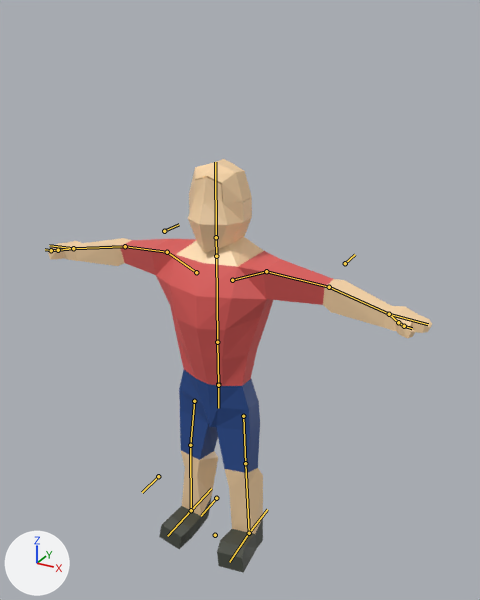
A saved change to the Blender file Assets/Scenes/Player/Character.blend.
The view is the same before and after, from a 50 mm camera at (10.71, -18.16, 15.35) aimed at (0.59, 0.23, 6.16). Lighting does not change. The marker at lower left points along +X, +Y and +Z. The bones that bend it are drawn over the model as lines.

The first picture shows 'Player'.
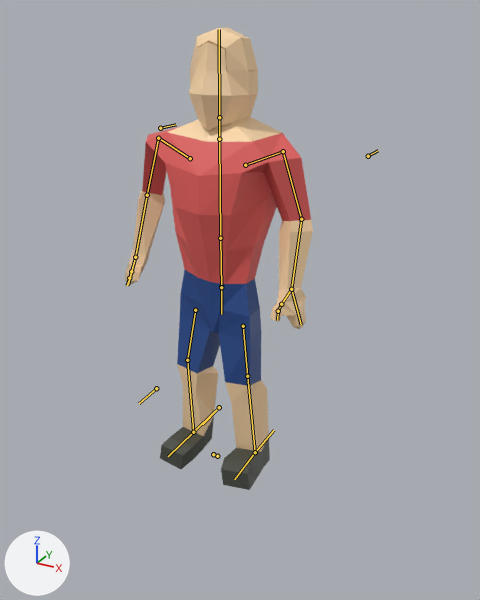
The newer file adds an action. The first version stands in its rest pose; the second is drawn at frame 1 of the action 'Death'.

Changed parts and their boxes (x1, y1, x2, y2) in the pictures (480 x 600 px):
'Player', posed (51% narrower, 12% taller)
    before: (48, 159, 432, 572)
    after: (125, 27, 313, 490)
bone 'UpperLeg.R', root to tip
    before: (243, 416) to (245, 463)
    after: (243, 326) to (247, 376)
bone 'UpperShoulder.R', root to tip
    before: (232, 280) to (266, 271)
    after: (245, 165) to (283, 151)
bone 'UpperShoulder.L', root to tip
    before: (196, 272) to (167, 252)
    after: (190, 158) to (158, 138)
bone 'HandControl.R', root to tip
    before: (389, 314) to (428, 324)
    after: (291, 289) to (301, 324)
bone 'LowerLegControl.R', root to tip
    before: (249, 533) to (267, 509)
    after: (255, 452) to (274, 430)
bone 'HandControl.L', root to tip
    before: (73, 248) to (49, 245)
    after: (135, 257) to (128, 285)
bone 'LowerLegControl.L', root to tip
    before: (191, 510) to (211, 488)
    after: (193, 432) to (214, 411)
bone 'UpperLeg.L', root to tip
    before: (194, 401) to (190, 445)
    after: (195, 310) to (187, 360)

Diff of the bpy script that builds the scene:
```diff
--- a/Assets/Scenes/Player/Character.blend.py
+++ b/Assets/Scenes/Player/Character.blend.py
@@ bone_hips_control @@
 bone_hips_control = bpy.data.objects['Armature'].pose.bones['Hips.Control']
-bone_hips_control.location = (0.0, 0.0, 0.0)
+bone_hips_control.location = (0.0, 3.88, -0.17)
@@ bone_upperleg_r @@
 bone_upperleg_r = bpy.data.objects['Armature'].pose.bones['UpperLeg.R']  # child of 'Hips.Control'
-bone_upperleg_r.location = (0.0, 0.0, 0.0)
+bone_upperleg_r.location = (0.0, 0.07, 0.39)
@@ bone_uppershoulder_r @@
 bone_uppershoulder_r = bpy.data.objects['Armature'].pose.bones['UpperShoulder.R']  # child of 'Waist.001'
-bone_uppershoulder_r.location = (0.0, 0.0, 0.0)
+bone_uppershoulder_r.location = (0.12, 0.28, 0.01)
@@ bone_uppershoulder_l @@
 bone_uppershoulder_l = bpy.data.objects['Armature'].pose.bones['UpperShoulder.L']  # child of 'Waist.001'
-bone_uppershoulder_l.location = (0.0, 0.0, 0.0)
+bone_uppershoulder_l.location = (-0.12, 0.28, 0.01)
@@ bone_handcontrol_r @@
 bone_handcontrol_r = bpy.data.objects['Armature'].pose.bones['HandControl.R']  # child of 'Main Core'
-bone_handcontrol_r.location = (0.0, 0.0, 0.0)
-bone_handcontrol_r.rotation_quaternion = (1.0, 0.0, 0.0, 0.0)  # degrees (0, 0, 0)
+bone_handcontrol_r.location = (0.64, -2.91, -3.65)
+bone_handcontrol_r.rotation_quaternion = (0.829, -0.558, -0.025, -0.001)  # degrees (-68, -2, 1)
@@ bone_lowerlegcontrol_r @@
 bone_lowerlegcontrol_r = bpy.data.objects['Armature'].pose.bones['LowerLegControl.R']  # child of 'Main Core'
-bone_lowerlegcontrol_r.location = (0.0, 0.0, 0.0)
-bone_lowerlegcontrol_r.rotation_quaternion = (1.0, 0.0, 0.0, 0.0)  # degrees (0, 0, 0)
+bone_lowerlegcontrol_r.location = (0.0, 0.09, -0.03)
+bone_lowerlegcontrol_r.rotation_quaternion = (1.0, 0.019, 0.0, 0.0)  # degrees (2, 0, 0)
@@ bone_handcontrol_l @@
 bone_handcontrol_l = bpy.data.objects['Armature'].pose.bones['HandControl.L']  # child of 'Main Core'
-bone_handcontrol_l.location = (0.0, 0.0, 0.0)
-bone_handcontrol_l.rotation_quaternion = (1.0, 0.0, 0.0, 0.0)  # degrees (0, 0, 0)
+bone_handcontrol_l.location = (-0.64, -2.91, -3.65)
+bone_handcontrol_l.rotation_quaternion = (0.829, -0.558, 0.025, 0.001)  # degrees (-68, 2, -1)
@@ bone_lowerlegcontrol_l @@
 bone_lowerlegcontrol_l = bpy.data.objects['Armature'].pose.bones['LowerLegControl.L']  # child of 'Main Core'
-bone_lowerlegcontrol_l.location = (0.0, 0.0, 0.0)
-bone_lowerlegcontrol_l.rotation_quaternion = (1.0, 0.0, 0.0, 0.0)  # degrees (0, 0, 0)
+bone_lowerlegcontrol_l.location = (0.0, 0.09, -0.03)
+bone_lowerlegcontrol_l.rotation_quaternion = (1.0, 0.019, 0.0, 0.0)  # degrees (2, 0, 0)
@@ bone_upperleg_l @@
 bone_upperleg_l = bpy.data.objects['Armature'].pose.bones['UpperLeg.L']  # child of 'Hips.Control'
-bone_upperleg_l.location = (0.0, 0.0, 0.0)
+bone_upperleg_l.location = (-0.01, 0.07, 0.0)
```
